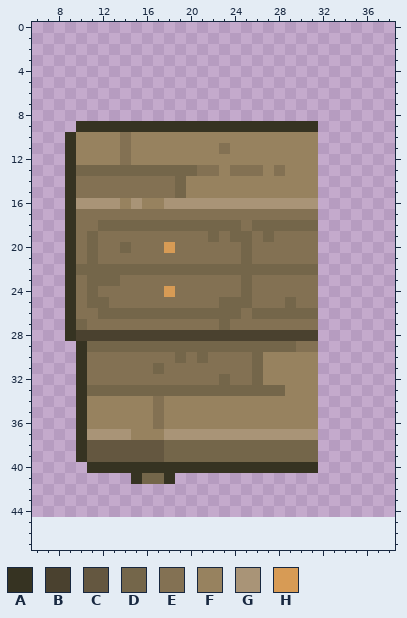
Pixel-art file: assets/02_architecture/01_genericPieces/03_furniture/biblio.aseprite. Above: the version before the commit.
68x64 pixels, 1 frame. Shown: x 6..38, y 0..47. The old version is drawn lined up with the new one, on the new canvas.
Palette (. is transparent): A #363322  B #4a412f  C #645740  D #74664a  E #837153  F #97825f  G #a99477  H #d79b55
Pixels before, first column x 9:
 9 .AAAAAAAAAAAAAAAAAAAAAA
10 AFFFFEFFFFFFFFFFFFFFFFF
11 AFFFFEFFFFFFFFEFFFFFFFF
12 AFFFFEFFFFFFFFFFFFFFFFF
13 ADDDDDDDDDDDEEFEEEFEFFF
14 AEEEEEEEEEDFFFFFFFFFFFF
15 AEEEEEEEEEDFFFFFFFFFFFF
16 AGGGGFGFFGGGGGGGGGGGGGG
17 AEEEEEEEEEEEEEEEEEEEEEE
18 AEEDDDDDDDDDDDDDEDDDDDD
19 AEDEEEEEEEEEEDEDDEDEEEE
20 AEDEEDEEEHEEEEEEDEEEEEE
21 AEDEEEEEEEEEEEEEDEEEEEE
22 ADDDDDDDDDDDDDDDDDDDDDD
23 AEDDDEEEEEEEEEEEDEEEEEE
24 AEDEEEEEEHEEEEEEDEEEEEE
25 AEDDEEEEEEEEEEDDDEEEDEE
26 AEEDDDDDDDDDDDDDEDDDDDD
27 ADEEEEEEEEEEEEDEEEEEEEE
28 ABBBBBBBBBBBBBBBBBBBBBB
29 .ADDDDDDDDDDDDDDDDDDDEE
30 .AEEEEEEEEDEDEEEEDFFFFF
31 .AEEEEEEDEEEEEEEEDFFFFF
32 .AEEEEEEEEEEEEDEEDFFFFF
33 .ADDDDDDDDDDDDDDDDDDFFF
34 .AFFFFFFEFFFFFFFFFFFFFF
35 .AFFFFFFEFFFFFFFFFFFFFF
36 .AFFFFFFEFFFFFFFFFFFFFF
37 .AGGGGFFFGGGGGGGGGGGGGG
38 .ACCCCCCCDDDDDDDDDDDDDD
39 .ACCCCCCCDDDDDDDDDDDDDD
40 ..AAAAAAAAAAAAAAAAAAAAA
41 ......ADDA.............
After the commit:
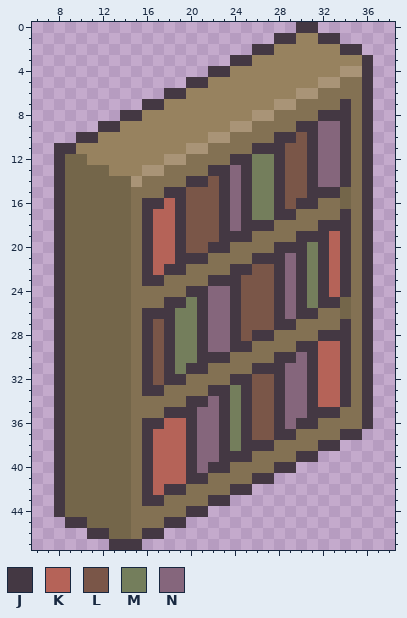
Colours new in this view: J #443843  K #b56358  L #7a5648  M #747e5c  N #85667c
The exact change:
canvas 68x64 -> 48x48, the old top-left corner now at 6,-19 (the part of the old canvas that was cut away was empty and is not shown)
Changed rows in their new state; - is an unchanged pixel.
first column x 8:
 0 ----------------------JJ-----
 1 --------------------JJFFJJ---
 2 ------------------JJFFFFFFJJ-
 3 ----------------JJFFFFFFFFFFJ
 4 --------------JJFFFFFFFFFFGGJ
 5 ------------JJFFFFFFFFFFGGEEJ
 6 ----------JJFFFFFFFFFFGGEEEEJ
 7 --------JJFFFFFFFFFFGGEEEEJEJ
 8 ------JJFFFFFFFFFFGGEEEEJJJEJ
 9 --..JJFFFFFFFFFFGGEEEEJJNNJEJ
10 -.JJ--F-------GGEEEEJJLJNNJEJ
11 JJ----F-----GGE-EEJJJLLJNNJEJ
12 JDD---F---GGEEEEJJMMJLLJNNJEJ
13 JD---FFFGGEEE-JJNJMMJLLJNNJEJ
14 JDDDDDDG---EJJLJNJMMJLLJNNJEJ
15 JDDDDDD---JJLLLJNJMMJLLJJJDEJ
16 JDDDDDDEJJKJLLLJNJMMJLJJEEDEJ
17 JDDDDDD-JKKJLLLJNJMMJJ--EEJEJ
18 JDDD---EJKKJLLLJNJJJEEEEJJJEJ
19 JDD-DDD-JKKJLLLJJJ-E--JJJKJEJ
20 JDD-DD--JKKJLLJJ-E--JJJMJKJEJ
21 JDD-DDD-JKKJJJ---EJJJNJMJKJEJ
22 JD-----EJKJJEEEEJJLLJNJMJKJEJ
23 JDD---D-JJ----JJJLLLJNJMJKJEJ
24 JDD-DDD---E-JJNNJLLLJNJMJKJEJ
25 JDD--DD---JJMJNNJLLLJNJMJJDEJ
26 JDDD---EJJJMMJNNJLLLJNJJEEDEJ
27 JD-DDDD-JLJMMJNNJLLLJJ--EEJEJ
28 JDDDDDDEJLJMMJNNJLJJEEEEJJJEJ
29 JDD----EJLJMMJNNJJEEEEJJKKJEJ
30 JDDDDDD-JLJMMJJJ--EEJJNJKKJEJ
31 JDDDDDD-JLJMJJ----JJJNNJKKJEJ
32 JDDDDDD-JLJJ---EJJLLJNNJKKJEJ
33 JDD----EJJEEEEJJMJLLJNNJKKJEJ
34 JDDDDDDEE-EEJJNJMJLLJNNJKKJEJ
35 JDDDDDDEE-JJJNNJMJLLJNNJJJEEJ
36 JDDDDDDEJJKKJNNJMJLLJNJJEEEEJ
37 JDDDDDDEJKKKJNNJMJLLJJEEEEJJ-
38 JDDDDDDEJKKKJNNJMJJJEEEEJJ---
39 JDDDDDDEJKKKJNNJJJEEEEJJ-----
40 JDDDDDDEJKKKJNJJEEEEJJ..-----
41 JDDDDDDEJKKKJJEEEEJJ---------
42 JDDDDDDEJKJJEEEEJJ-----------
43 JDDDDDDEJJEEEEJJ-------------
44 JDDDDDDEEEEEJJ---------------
45 -JJDDDDEEEJJ-----------------
46 ---JJDDEJJ-------------------
47 -----JJJ---------------------
